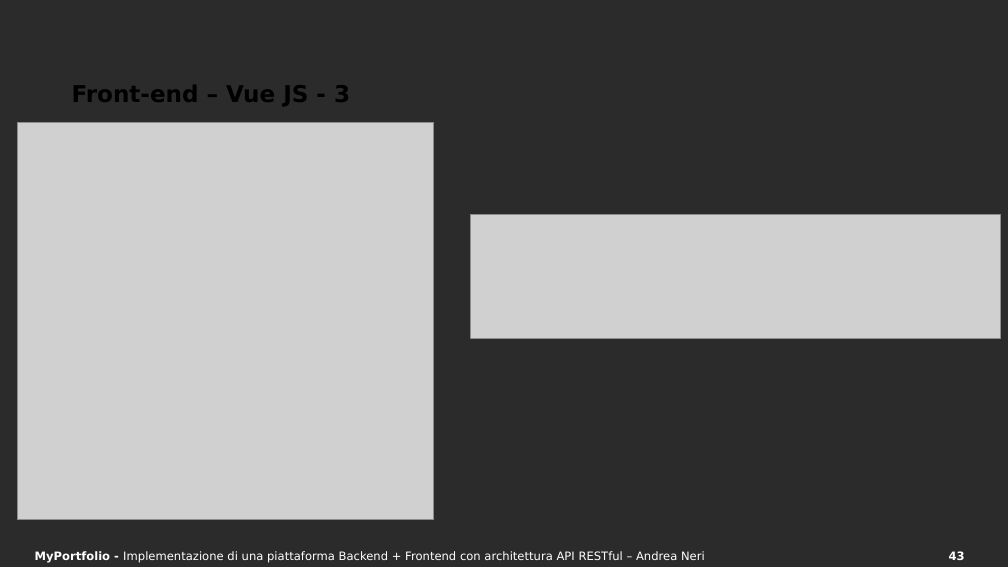
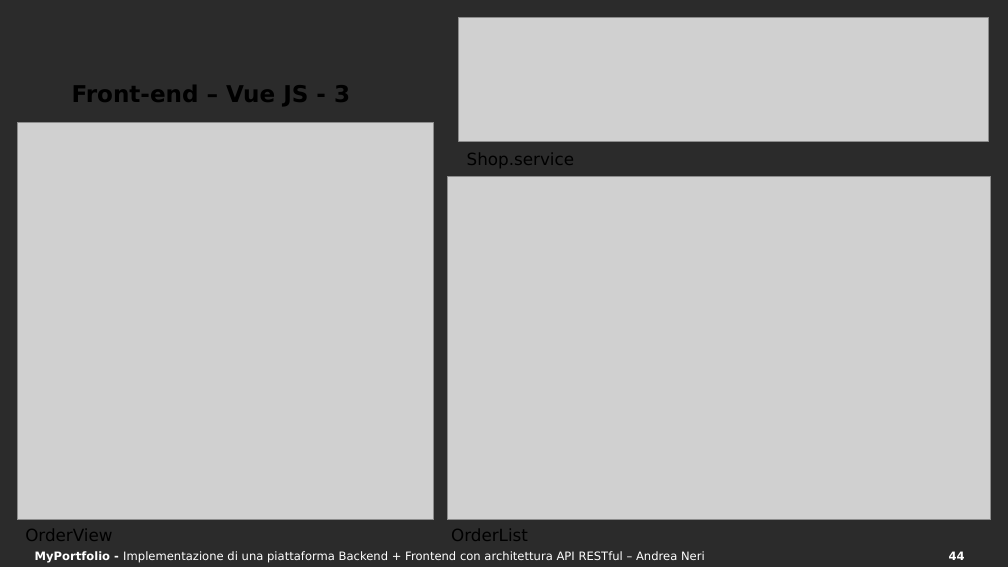
Before and after one commit to And97/myportfolio, a slide deck: slide 44 of documentazione/Presentazione SWAM.pptx (slide 43 before the commit). Drawn at 1008x567 pixels with LibreOffice and Linux fonts; fonts in the diff are those of the drawing; grey boxes stand for pictures; background and template pictures are left out; a plain dark background stands for a picture behind light text. Boxes give left, top, right and bottom in pixels: in the first picture for what was removed or moved away, otherwise in the second. Text is boxed around its words. In the diff, an @@ line names an element or a change of style, - is before the commit and + after.

```diff
--- a/documentazione/Presentazione SWAM.pptx
+++ b/documentazione/Presentazione SWAM.pptx
@@ picture: place and size @@
-picture at [470,214,1000,338]
+picture at [459,17,989,141]
@@ picture added at [448,176,991,520] @@
@@ text added at [467,153,574,168], 16 pt, text #000000 @@
+Shop.service
@@ text added at [25,529,528,541], 16 pt, text #000000 @@
+OrderView OrderList
@@ page number at [949,551,965,560]: text changed @@
-43
+44
```
Also in this commit, not shown: 2 other slides changed, 1 slide added, 5 other files.
